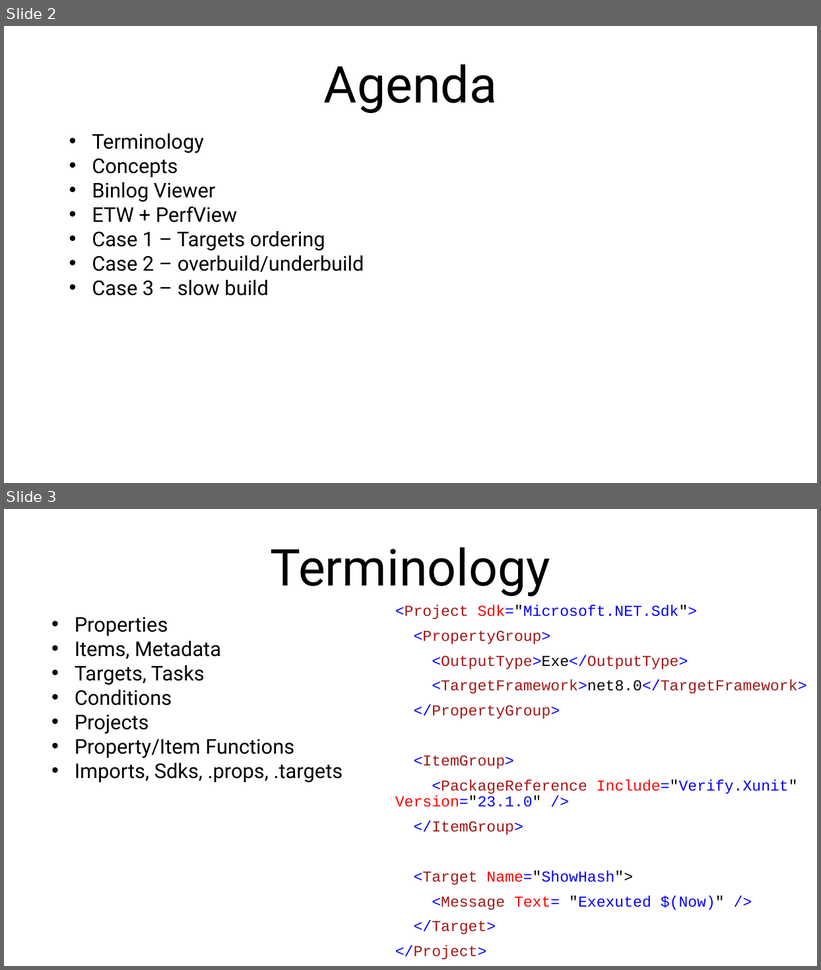
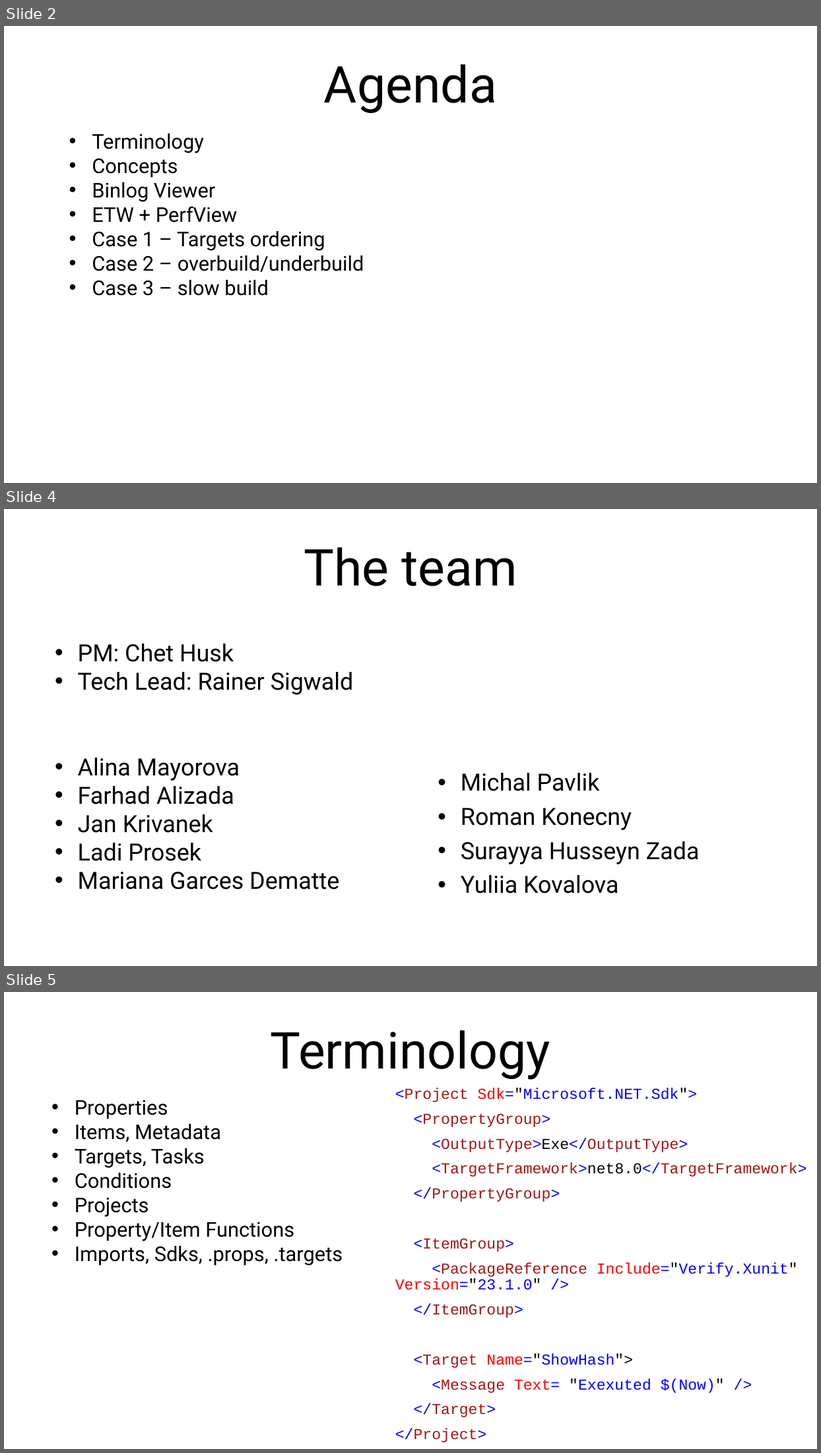
Before and after one commit to dotutils/troubleshooting-msbuild-beginer, a slide deck: Doc/TroubleshootingMSBuild.pptx. Shown one above the other, each under a label of ours: slides 2 and 3 before the commit, slides 2, 4 and 5 after it; the slides between them are not shown. The pictures are 821x970 and 821x1453 pixels, drawn with LibreOffice and Linux fonts; fonts in the diff are those of the drawing. Boxes give left, top, right and bottom in pixels: in the first picture for what was removed or moved away, otherwise in the second. Text is boxed around its words. In the diff, an @@ line names an element or a change of style, - is before the commit and + after.

```diff
--- a/Doc/TroubleshootingMSBuild.pptx
+++ b/Doc/TroubleshootingMSBuild.pptx
@@ slide 4 added at <box>4,509,817,966</box>, background #FFFFFF @@
@@ title added at <box>304,547,517,586</box>, 60 pt, text #000000 @@
+The team
@@ subtitle added at <box>78,644,354,890</box>, 28 pt, text #000000 @@
+• PM: Chet Husk
+• Tech Lead: Rainer Sigwald
+• Alina Mayorova
+• Farhad Alizada
+• Jan Krivanek
+• Ladi Prosek
+• Mariana Garces Dematte
@@ text added at <box>461,773,700,894</box>, 28 pt, text #000000 @@
+• Michal Pavlik
+• Roman Konecny
+• Surayya Husseyn Zada
+• Yuliia Kovalova
@@ what was slide 3 is now slide 5 @@
```
Also in this commit, not shown: 1 slide changed, 1 other slide added, 6 other files.
